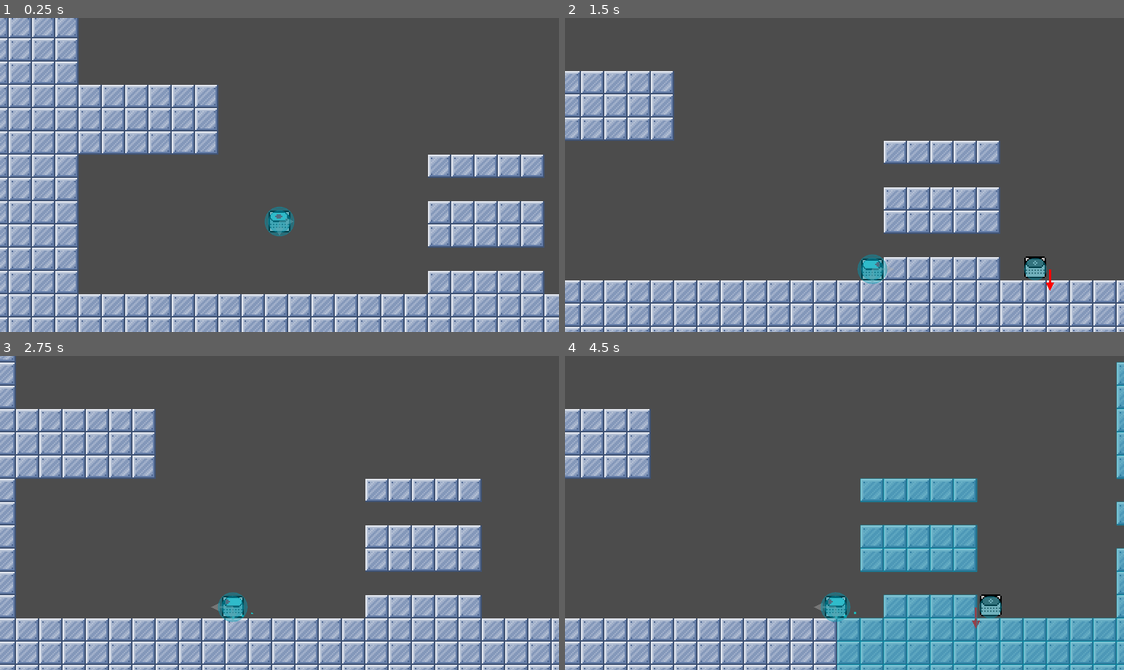
Above: before the commit, frames 1-4 (two rows, left to right).
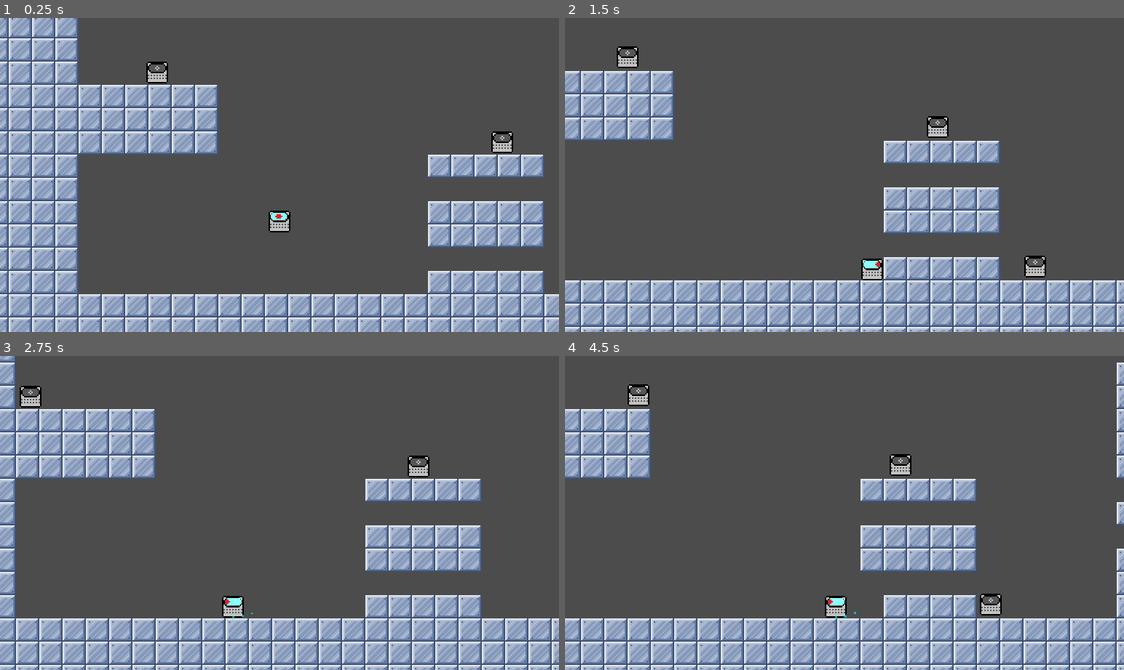
Above: after the commit, the same moments.

Repository: DamianRoco/TDPV_ProgrVJ_III
Game: Godot game, scene res://scenes/Level.tscn
Two runs of this game, one before a commit and one after it. Both use one fixed random seed, a clock stepped at 60 frames per second and the inputs below.
Inputs:
- Up to frame 1 (0.25 s): no input
- Up to frame 2 (1.5 s): hold Right (ui_right) from 0.53 s (still down); tap X (dash) at 0.6, 1.35 s; tap Z (jump) at 0.77 s
- Up to frame 3 (2.75 s): tap Z (jump) at 1.52 s; release Right (ui_right) at 2.03 s; hold Left (ui_left) from 2.03 s (still down); tap X (dash) at 2.1 s
- Up to frame 4 (4.5 s): release Left (ui_left) at 2.78 s; hold Right (ui_right) 2.78-4.28 s; tap X (dash) at 2.85, 3.6, 4.35 s; tap Z (jump) at 3.02, 3.77 s; hold Left (ui_left) from 4.28 s (still down)

The runs differ from the first frame. In frame 1, 0.8% of the frame differs, in the area x 26-92%, y 13-70%; in frame 2, 1.1%; in frame 3, 0.8%; in frame 4, 16%, in the area x 11-100%, y 1-100%.

Commit message:
Player Dash Update
Improved collision detection during dash skill.

Diff:
--- a/Charge Cube/art/prefabs/characters/enemy.tscn
+++ b/Charge Cube/art/prefabs/characters/enemy.tscn
@@ -3,8 +3,9 @@
 [ext_resource path="res://scripts/characters/enemy.gd" type="Script" id=1]
 [ext_resource path="res://art/textures/Player.png" type="Texture" id=2]
 
-[sub_resource type="Animation" id=2]
+[sub_resource type="Animation" id=1]
 resource_name = "hit"
+length = 0.6
 tracks/0/type = "value"
 tracks/0/path = NodePath("Sprite:modulate")
 tracks/0/interp = 1
@@ -12,14 +13,15 @@
 tracks/0/imported = false
 tracks/0/enabled = true
 tracks/0/keys = {
-"times": PoolRealArray( 0, 0.1, 0.2, 0.3, 0.4, 0.5 ),
-"transitions": PoolRealArray( 1, 1, 1, 1, 1, 1 ),
+"times": PoolRealArray( 0, 0.1, 0.2, 0.3, 0.4, 0.5, 0.6 ),
+"transitions": PoolRealArray( 1, 1, 1, 1, 1, 1, 1 ),
 "update": 0,
-"values": [ Color( 1, 0, 0, 1 ), Color( 1, 1, 1, 1 ), Color( 1, 0, 0, 1 ), Color( 1, 1, 1, 1 ), Color( 1, 0, 0, 1 ), Color( 1, 1, 1, 1 ) ]
+"values": [ Color( 1, 1, 1, 1 ), Color( 1, 0, 0, 1 ), Color( 1, 1, 1, 1 ), Color( 1, 0, 0, 1 ), Color( 1, 1, 1, 1 ), Color( 1, 0, 0, 1 ), Color( 1, 1, 1, 1 ) ]
 }
 
-[sub_resource type="Animation" id=3]
+[sub_resource type="Animation" id=2]
 resource_name = "walk"
+length = 0.2
 loop = true
 tracks/0/type = "value"
 tracks/0/path = NodePath("Sprite:position")
@@ -28,30 +30,32 @@
 tracks/0/imported = false
 tracks/0/enabled = true
 tracks/0/keys = {
-"times": PoolRealArray( 0, 0.1 ),
-"transitions": PoolRealArray( 1, 1 ),
+"times": PoolRealArray( 0, 0.1, 0.2 ),
+"transitions": PoolRealArray( 1, 1, 1 ),
 "update": 0,
-"values": [ Vector2( 0, 0 ), Vector2( 0, -2 ) ]
+"values": [ Vector2( 0, 0 ), Vector2( 0, -2 ), Vector2( 0, 0 ) ]
 }
 
-[sub_resource type="CircleShape2D" id=1]
+[sub_resource type="CircleShape2D" id=3]
 radius = 7.5
 
 [node name="Enemy" type="KinematicBody2D" groups=[
+"character",
 "enemy",
 ]]
-collision_layer = 2
+collision_layer = 4
+collision_mask = 3
 script = ExtResource( 1 )
 
 [node name="Sprite" type="Sprite" parent="."]
 texture = ExtResource( 2 )
 
 [node name="AnimationPlayer" type="AnimationPlayer" parent="."]
-anims/hit = SubResource( 2 )
-anims/walk = SubResource( 3 )
+anims/hit = SubResource( 1 )
+anims/walk = SubResource( 2 )
 
 [node name="Collision" type="CollisionShape2D" parent="."]
-shape = SubResource( 1 )
+shape = SubResource( 3 )
 
 [node name="RaycastTimer" type="Timer" parent="."]
 wait_time = 0.05
@@ -63,6 +67,5 @@
 position = Vector2( 10, 0 )
 enabled = true
 cast_to = Vector2( 0, 15 )
-collision_mask = 16
 [connection signal="animation_finished" from="AnimationPlayer" to="." method="_on_AnimationPlayer_animation_finished"]
 [connection signal="animation_started" from="AnimationPlayer" to="." method="_on_AnimationPlayer_animation_started"]
--- a/Charge Cube/art/prefabs/characters/player.tscn
+++ b/Charge Cube/art/prefabs/characters/player.tscn
@@ -1,8 +1,11 @@
-[gd_scene load_steps=47 format=2]
+[gd_scene load_steps=51 format=2]
 
 [ext_resource path="res://art/textures/Player.png" type="Texture" id=1]
 [ext_resource path="res://art/textures/Visor.png" type="Texture" id=2]
 [ext_resource path="res://scripts/characters/player.gd" type="Script" id=3]
+[ext_resource path="res://art/prefabs/raycast.tscn" type="PackedScene" id=4]
+[ext_resource path="res://scripts/characters/dash_raycasts.gd" type="Script" id=5]
+[ext_resource path="res://art/prefabs/characters/visor.gd" type="Script" id=6]
 
 [sub_resource type="ParticlesMaterial" id=1]
 flag_disable_z = true
@@ -33,135 +36,135 @@
 
 [sub_resource type="AtlasTexture" id=7]
 atlas = ExtResource( 2 )
+region = Rect2( 26, 0, 13, 7 )
+
+[sub_resource type="AtlasTexture" id=8]
+atlas = ExtResource( 2 )
+region = Rect2( 65, 0, 13, 7 )
+
+[sub_resource type="AtlasTexture" id=9]
+atlas = ExtResource( 2 )
+region = Rect2( 0, 7, 13, 7 )
+
+[sub_resource type="AtlasTexture" id=10]
+atlas = ExtResource( 2 )
+region = Rect2( 13, 7, 13, 7 )
+
+[sub_resource type="AtlasTexture" id=11]
+atlas = ExtResource( 2 )
+region = Rect2( 26, 7, 13, 7 )
+
+[sub_resource type="AtlasTexture" id=12]
+atlas = ExtResource( 2 )
+region = Rect2( 39, 7, 13, 7 )
+
+[sub_resource type="AtlasTexture" id=13]
+atlas = ExtResource( 2 )
 region = Rect2( 13, 0, 13, 7 )
 
-[sub_resource type="AtlasTexture" id=8]
+[sub_resource type="AtlasTexture" id=14]
 atlas = ExtResource( 2 )
 region = Rect2( 52, 0, 13, 7 )
 
-[sub_resource type="AtlasTexture" id=9]
-atlas = ExtResource( 2 )
-region = Rect2( 65, 0, 13, 7 )
-
-[sub_resource type="AtlasTexture" id=10]
-atlas = ExtResource( 2 )
-region = Rect2( 0, 7, 13, 7 )
-
-[sub_resource type="AtlasTexture" id=11]
-atlas = ExtResource( 2 )
-region = Rect2( 13, 7, 13, 7 )
-
-[sub_resource type="AtlasTexture" id=12]
-atlas = ExtResource( 2 )
-region = Rect2( 26, 7, 13, 7 )
-
-[sub_resource type="AtlasTexture" id=13]
-atlas = ExtResource( 2 )
-region = Rect2( 39, 7, 13, 7 )
-
-[sub_resource type="AtlasTexture" id=14]
+[sub_resource type="AtlasTexture" id=15]
+atlas = ExtResource( 2 )
+region = Rect2( 65, 0, 13, 7 )
+
+[sub_resource type="AtlasTexture" id=16]
+atlas = ExtResource( 2 )
+region = Rect2( 0, 7, 13, 7 )
+
+[sub_resource type="AtlasTexture" id=17]
+atlas = ExtResource( 2 )
+region = Rect2( 13, 7, 13, 7 )
+
+[sub_resource type="AtlasTexture" id=18]
+atlas = ExtResource( 2 )
+region = Rect2( 26, 7, 13, 7 )
+
+[sub_resource type="AtlasTexture" id=19]
+atlas = ExtResource( 2 )
+region = Rect2( 39, 7, 13, 7 )
+
+[sub_resource type="AtlasTexture" id=20]
 atlas = ExtResource( 2 )
 region = Rect2( 52, 7, 13, 7 )
 
-[sub_resource type="AtlasTexture" id=15]
+[sub_resource type="AtlasTexture" id=21]
 atlas = ExtResource( 2 )
 region = Rect2( 65, 7, 13, 7 )
 
-[sub_resource type="AtlasTexture" id=16]
+[sub_resource type="AtlasTexture" id=22]
 atlas = ExtResource( 2 )
 region = Rect2( 0, 14, 13, 7 )
 
-[sub_resource type="AtlasTexture" id=17]
+[sub_resource type="AtlasTexture" id=23]
 atlas = ExtResource( 2 )
 region = Rect2( 13, 14, 13, 7 )
 
-[sub_resource type="AtlasTexture" id=18]
+[sub_resource type="AtlasTexture" id=24]
 atlas = ExtResource( 2 )
 region = Rect2( 26, 14, 13, 7 )
 
-[sub_resource type="AtlasTexture" id=19]
+[sub_resource type="AtlasTexture" id=25]
 atlas = ExtResource( 2 )
 region = Rect2( 0, 0, 13, 7 )
 
-[sub_resource type="AtlasTexture" id=20]
-atlas = ExtResource( 2 )
-region = Rect2( 65, 0, 13, 7 )
-
-[sub_resource type="AtlasTexture" id=21]
-atlas = ExtResource( 2 )
-region = Rect2( 0, 7, 13, 7 )
-
-[sub_resource type="AtlasTexture" id=22]
-atlas = ExtResource( 2 )
-region = Rect2( 13, 7, 13, 7 )
-
-[sub_resource type="AtlasTexture" id=23]
-atlas = ExtResource( 2 )
-region = Rect2( 26, 7, 13, 7 )
-
-[sub_resource type="AtlasTexture" id=24]
-atlas = ExtResource( 2 )
-region = Rect2( 39, 7, 13, 7 )
-
-[sub_resource type="AtlasTexture" id=25]
+[sub_resource type="AtlasTexture" id=26]
+atlas = ExtResource( 2 )
+region = Rect2( 65, 0, 13, 7 )
+
+[sub_resource type="AtlasTexture" id=27]
+atlas = ExtResource( 2 )
+region = Rect2( 0, 7, 13, 7 )
+
+[sub_resource type="AtlasTexture" id=28]
+atlas = ExtResource( 2 )
+region = Rect2( 13, 7, 13, 7 )
+
+[sub_resource type="AtlasTexture" id=29]
+atlas = ExtResource( 2 )
+region = Rect2( 26, 7, 13, 7 )
+
+[sub_resource type="AtlasTexture" id=30]
+atlas = ExtResource( 2 )
+region = Rect2( 39, 7, 13, 7 )
+
+[sub_resource type="AtlasTexture" id=31]
 atlas = ExtResource( 2 )
 region = Rect2( 0, 0, 13, 7 )
 
-[sub_resource type="AtlasTexture" id=26]
-atlas = ExtResource( 2 )
-region = Rect2( 65, 0, 13, 7 )
-
-[sub_resource type="AtlasTexture" id=27]
-atlas = ExtResource( 2 )
-region = Rect2( 0, 7, 13, 7 )
-
-[sub_resource type="AtlasTexture" id=28]
-atlas = ExtResource( 2 )
-region = Rect2( 13, 7, 13, 7 )
-
-[sub_resource type="AtlasTexture" id=29]
-atlas = ExtResource( 2 )
-region = Rect2( 26, 7, 13, 7 )
-
-[sub_resource type="AtlasTexture" id=30]
-atlas = ExtResource( 2 )
-region = Rect2( 39, 7, 13, 7 )
-
-[sub_resource type="AtlasTexture" id=31]
-atlas = ExtResource( 2 )
-region = Rect2( 26, 0, 13, 7 )
-
 [sub_resource type="AtlasTexture" id=32]
 atlas = ExtResource( 2 )
-region = Rect2( 65, 0, 13, 7 )
+region = Rect2( 39, 14, 13, 7 )
 
 [sub_resource type="AtlasTexture" id=33]
 atlas = ExtResource( 2 )
-region = Rect2( 0, 7, 13, 7 )
+region = Rect2( 52, 14, 13, 7 )
 
 [sub_resource type="AtlasTexture" id=34]
 atlas = ExtResource( 2 )
-region = Rect2( 13, 7, 13, 7 )
+region = Rect2( 65, 0, 13, 7 )
 
 [sub_resource type="AtlasTexture" id=35]
 atlas = ExtResource( 2 )
-region = Rect2( 26, 7, 13, 7 )
+region = Rect2( 0, 7, 13, 7 )
 
 [sub_resource type="AtlasTexture" id=36]
 atlas = ExtResource( 2 )
-region = Rect2( 39, 7, 13, 7 )
+region = Rect2( 13, 7, 13, 7 )
 
 [sub_resource type="AtlasTexture" id=37]
 atlas = ExtResource( 2 )
+region = Rect2( 26, 7, 13, 7 )
+
+[sub_resource type="AtlasTexture" id=38]
+atlas = ExtResource( 2 )
+region = Rect2( 39, 7, 13, 7 )
+
+[sub_resource type="AtlasTexture" id=39]
+atlas = ExtResource( 2 )
 region = Rect2( 39, 0, 13, 7 )
-
-[sub_resource type="AtlasTexture" id=38]
-atlas = ExtResource( 2 )
-region = Rect2( 39, 14, 13, 7 )
-
-[sub_resource type="AtlasTexture" id=39]
-atlas = ExtResource( 2 )
-region = Rect2( 52, 14, 13, 7 )
 
 [sub_resource type="AtlasTexture" id=40]
 atlas = ExtResource( 2 )
@@ -171,32 +174,32 @@
 animations = [ {
 "frames": [ SubResource( 2 ), SubResource( 3 ), SubResource( 4 ), SubResource( 5 ), SubResource( 6 ), SubResource( 7 ) ],
 "loop": false,
+"name": "Right",
+"speed": 32.0
+}, {
+"frames": [ SubResource( 8 ), SubResource( 9 ), SubResource( 10 ), SubResource( 11 ), SubResource( 12 ), SubResource( 13 ) ],
+"loop": false,
 "name": "Up",
 "speed": 32.0
 }, {
-"frames": [ SubResource( 8 ), SubResource( 9 ), SubResource( 10 ), SubResource( 11 ), SubResource( 12 ), SubResource( 13 ), SubResource( 14 ), SubResource( 15 ), SubResource( 16 ), SubResource( 17 ), SubResource( 18 ), SubResource( 19 ) ],
+"frames": [ SubResource( 14 ), SubResource( 15 ), SubResource( 16 ), SubResource( 17 ), SubResource( 18 ), SubResource( 19 ), SubResource( 20 ), SubResource( 21 ), SubResource( 22 ), SubResource( 23 ), SubResource( 24 ), SubResource( 25 ) ],
 "loop": false,
 "name": "Start",
 "speed": 32.0
 }, {
-"frames": [ SubResource( 20 ), SubResource( 21 ), SubResource( 22 ), SubResource( 23 ), SubResource( 24 ), SubResource( 25 ) ],
+"frames": [ SubResource( 26 ), SubResource( 27 ), SubResource( 28 ), SubResource( 29 ), SubResource( 30 ), SubResource( 31 ) ],
 "loop": false,
 "name": "Idle",
 "speed": 32.0
 }, {
-"frames": [ SubResource( 26 ), SubResource( 27 ), SubResource( 28 ), SubResource( 29 ), SubResource( 30 ), SubResource( 31 ) ],
-"loop": false,
-"name": "Right",
-"speed": 32.0
-}, {
-"frames": [ SubResource( 32 ), SubResource( 33 ), SubResource( 34 ), SubResource( 35 ), SubResource( 36 ), SubResource( 37 ) ],
-"loop": false,
-"name": "Diagonal",
-"speed": 32.0
-}, {
-"frames": [ SubResource( 38 ), SubResource( 39 ) ],
+"frames": [ SubResource( 32 ), SubResource( 33 ) ],
 "loop": true,
 "name": "Hurt",
+"speed": 32.0
+}, {
+"frames": [ SubResource( 34 ), SubResource( 35 ), SubResource( 36 ), SubResource( 37 ), SubResource( 38 ), SubResource( 39 ) ],
+"loop": false,
+"name": "Diagonal",
 "speed": 32.0
 }, {
 "frames": [ SubResource( 40 ) ],
@@ -208,9 +211,18 @@
 [sub_resource type="CircleShape2D" id=42]
 radius = 7.52312
 
-[sub_resource type="CircleShape2D" id=43]
-
-[node name="Player" type="KinematicBody2D"]
+[sub_resource type="RectangleShape2D" id=43]
+extents = Vector2( 9, 6 )
+
+[sub_resource type="RectangleShape2D" id=44]
+extents = Vector2( 6, 9 )
+
+[node name="Player" type="KinematicBody2D" groups=[
+"character",
+"player",
+]]
+collision_layer = 2
+collision_mask = 5
 script = ExtResource( 3 )
 
 [node name="Dash" type="Particles2D" parent="."]
@@ -229,6 +241,7 @@
 frames = SubResource( 41 )
 animation = "Right"
 offset = Vector2( -0.5, -0.5 )
+script = ExtResource( 6 )
 
 [node name="Collision" type="CollisionShape2D" parent="."]
 shape = SubResource( 42 )
@@ -266,21 +279,52 @@
 one_shot = true
 
 [node name="RayCasts" type="Node2D" parent="."]
-
-[node name="Horizontal" type="RayCast2D" parent="RayCasts"]
-cast_to = Vector2( 10, 0 )
-collision_mask = 16
-
-[node name="Vertical" type="RayCast2D" parent="RayCasts"]
-cast_to = Vector2( 0, 10 )
-collision_mask = 16
-
-[node name="EntityDetector" type="Area2D" parent="."]
+script = ExtResource( 5 )
+
+[node name="Horizontals" type="Position2D" parent="RayCasts"]
+visible = false
+
+[node name="RayCast1" parent="RayCasts/Horizontals" instance=ExtResource( 4 )]
+rotation = -0.436332
+enabled = false
+collision_mask = 5
+
+[node name="RayCast2" parent="RayCasts/Horizontals" instance=ExtResource( 4 )]
+rotation = 0.436332
+enabled = false
+collision_mask = 5
+
+[node name="Verticals" type="Position2D" parent="RayCasts"]
+visible = false
+
+[node name="RayCast1" parent="RayCasts/Verticals" instance=ExtResource( 4 )]
+rotation = 1.13446
+enabled = false
+collision_mask = 5
+
+[node name="RayCast2" parent="RayCasts/Verticals" instance=ExtResource( 4 )]
+rotation = 2.00713
+enabled = false
+collision_mask = 5
+
+[node name="HorizontalDetector" type="Area2D" parent="."]
+gravity = 0.0
+monitoring = false
 collision_layer = 2
-collision_mask = 2
-
-[node name="CollisionShape2D" type="CollisionShape2D" parent="EntityDetector"]
+collision_mask = 5
+
+[node name="CollisionShape2D" type="CollisionShape2D" parent="HorizontalDetector"]
 shape = SubResource( 43 )
+
+[node name="VerticalDetector" type="Area2D" parent="."]
+gravity = 0.0
+monitoring = false
+collision_layer = 2
+collision_mask = 5
+
+[node name="CollisionShape2D" type="CollisionShape2D" parent="VerticalDetector"]
+shape = SubResource( 44 )
 [connection signal="timeout" from="Timers/CanDash" to="." method="_on_CanDash_timeout"]
 [connection signal="timeout" from="Timers/Dash" to="." method="_on_Dash_timeout"]
-[connection signal="body_entered" from="EntityDetector" to="." method="_on_EntityDetector_body_entered"]
+[connection signal="body_entered" from="HorizontalDetector" to="RayCasts" method="_on_HorizontalDetector_body_entered"]
+[connection signal="body_entered" from="VerticalDetector" to="RayCasts" method="_on_VerticalDetector_body_entered"]
--- /dev/null
+++ b/Charge Cube/art/prefabs/characters/visor.gd
@@ -0,0 +1,20 @@
+extends AnimatedSprite
+
+
+func _ready():
+	play("Start")
+
+
+func visor_animation(axis):
+	if axis.x && axis.y:
+		scale.x = axis.x
+		scale.y = axis.y
+		play("Diagonal")
+	elif axis.x:
+		scale.x = axis.x
+		play("Right")
+	elif axis.y:
+		scale.y = axis.y
+		play("Up")
+	else:
+		play("Idle")
--- /dev/null
+++ b/Charge Cube/art/prefabs/raycast.tscn
@@ -0,0 +1,9 @@
+[gd_scene load_steps=2 format=2]
+
+[ext_resource path="res://scripts/characters/raycast.gd" type="Script" id=1]
+
+[node name="RayCast" type="RayCast2D"]
+enabled = true
+cast_to = Vector2( 10, 0 )
+collision_mask = 16
+script = ExtResource( 1 )
--- a/Charge Cube/scenes/Level.tscn
+++ b/Charge Cube/scenes/Level.tscn
@@ -12,9 +12,11 @@
 ]]
 tile_set = ExtResource( 1 )
 cell_size = Vector2( 16, 16 )
-collision_layer = 17
 format = 1
 tile_data = PoolIntArray( -327683, 0, 0, -327682, 0, 0, -327681, 0, 0, -393216, 0, 0, -393215, 0, 0, -393177, 0, 0, -39 …(8364 unchanged characters)…
+
+[node name="Enemy2" parent="." instance=ExtResource( 4 )]
+position = Vector2( 310.87, 84.4139 )
 
 [node name="Player" parent="." instance=ExtResource( 3 )]
 position = Vector2( 170, 110 )
@@ -23,3 +25,12 @@
 
 [node name="Enemy" parent="." instance=ExtResource( 4 )]
 position = Vector2( 401.618, 149.604 )
+
+[node name="Enemy3" parent="." instance=ExtResource( 4 )]
+position = Vector2( 78.8135, 20.2933 )
+
+[node name="Enemy4" parent="." instance=ExtResource( 4 )]
+position = Vector2( 479.96, -0.943874 )
+
+[node name="Enemy5" parent="." instance=ExtResource( 4 )]
+position = Vector2( 569.156, 99.1068 )
--- /dev/null
+++ b/Charge Cube/scripts/characters/dash_raycasts.gd
@@ -0,0 +1,84 @@
+extends Node2D
+
+onready var orientation : Vector2 = Vector2.ZERO
+
+
+func set_orientation(axis : Vector2):
+	match axis == orientation:
+		false:
+			orientation = axis
+
+			$Horizontals.scale.x = axis.x
+			$Verticals.scale.y = -axis.y
+
+
+func set_rays_visible(make_visible : bool):
+	if orientation.x or not make_visible:
+		$Horizontals.visible = make_visible
+	if orientation.y or not make_visible:
+		$Verticals.visible = make_visible
+
+
+func destroy_tiles(tiles, collided_direction):
+	if tiles.size() and collided_direction.x and collided_direction.y:
+		# Al chocar con una esquina destruye el tile en diagonal al personaje.
+		var point = Vector2.ZERO
+		var normal = Vector2.ZERO
+
+		point.x = tiles[0].get("collision_point").x
+		point.y = tiles[tiles.size() - 1].get("collision_point").y
+
+		normal.x = tiles[0].get("collision_normal").x
+		normal.y = tiles[tiles.size() - 1].get("collision_normal").y
+
+		var tile_pos = tiles[0].get("body").world_to_map(point - normal)
+		tiles[0].get("body").set_cellv(tile_pos, -1)
+
+	for tile in tiles:
+		var point = tile.get("collision_point")
+		var normal = tile.get("collision_normal")
+
+		var tile_pos = tile.get("body").world_to_map(point - normal)
+#		var tile_id = tile.get_cellv(tile_pos)
+		tile.get("body").set_cellv(tile_pos, -1)
+
+
+func detect_body():
+	var enemy_collision : bool = false
+	var collided_direction : Vector2 = Vector2.ZERO
+	var tiles = []
+	for i in 2:
+		var child = get_child(i)
+		if child.visible:
+			for j in 2:
+				child.get_child(j).force_raycast_update()
+				var body = child.get_child(j).detect_collision()
+				if body:
+					if body is Dictionary:
+						tiles.append(body)
+					else:
+						enemy_collision = true
+						body.damage_ctrl(get_parent().damage)
+
+					if i == 0:
+						collided_direction.x = -orientation.x
+					else:
+						collided_direction.y = orientation.y
+
+	destroy_tiles(tiles, collided_direction)
+
+	if collided_direction.x or collided_direction.y:
+		get_parent().dash_rebound(collided_direction)
+
+		if enemy_collision:
+			# Rehabilita el dash.
+			get_parent().can_dash = true
+			get_parent().get_node("Timers/CanDash").stop()
+
+
+func _on_HorizontalDetector_body_entered(_body):
+	detect_body()
+
+
+func _on_VerticalDetector_body_entered(_body):
+	detect_body()
--- a/Charge Cube/scripts/characters/player.gd
+++ b/Charge Cube/scripts/characters/player.gd
@@ -7,6 +7,7 @@
 const REBOUND_FORCE = 200
 const SPEED = 128
 
+export var damage = 1
 export(float, 0.01, 10) var jump_divider = 3
 
 var dash : bool
@@ -18,18 +19,14 @@
 onready var movement : Vector2 = Vector2.ZERO
 
 
-func _ready():
-	$Visor.play("Start")
-
-	###########
-	get_tree().set_debug_collisions_hint(true)
-	###########
+#func _ready():
+#	###########
+#	get_tree().set_debug_collisions_hint(true)
+#	###########
 
 
 func _process(_delta):
-	visor_animation()
 	dash_ctrl()
-	rebound_ctrl()
 	jump_ctrl()
 	movement_ctrl()
 
@@ -45,14 +42,19 @@
 	if can_dash and (get_axis().x or get_axis().y) and Input.is_action_just_pressed("dash"):
 		dash_movement = get_axis()
 		dash_movement.y *= -1
+
 		dash = true
 		can_dash = false
+
+		if dash_movement.x:
+			$HorizontalDetector.set_deferred("monitoring", true)
+		if dash_movement.y:
+			$VerticalDetector.set_deferred("monitoring", true)
+
 		$Dash.emitting = true
+		$RayCasts.set_rays_visible(true)
 		$Timers/Dash.start()
-		if dash_movement.x != 0:
-			$RayCasts/Horizontal.enabled = true
-		if dash_movement.y != 0:
-			$RayCasts/Vertical.enabled = true
+		$Timers/Rebound.stop()
 
 
 func jump_ctrl():
@@ -84,6 +86,9 @@
 		true:
 			movement = move_and_slide(dash_movement * SPEED * 3, FLOOR)
 		false:
+			$RayCasts.set_orientation(get_axis())
+			$Visor.visor_animation(get_axis())
+
 			if $Timers/Rebound.is_stopped():
 				movement.x = get_axis().x * SPEED
 				movement.y += GRAVITY
@@ -101,88 +106,24 @@
 			movement = move_and_slide(movement, FLOOR)
 
 
-func rebound_ctrl():
-	if not dash:
-		return
+func dash_rebound(axis):
+	$Timers/Dash.stop()
+	$Timers/Dash.emit_signal("timeout")
+	$Timers/Rebound.start()
 
-	for i in 2:
-		if $RayCasts.get_child(i).enabled and $RayCasts.get_child(i).is_colliding():
-			var body = $RayCasts.get_child(i).get_collider()
-
-			if body and body is TileMap and body.is_in_group("wall"):
-				$Timers/Dash.stop()
-				$Timers/Dash.emit_signal("timeout")
-				$Timers/Rebound.start()
-
-				var tile_pos = body.world_to_map($RayCasts.get_child(i).get_collision_point() - $RayCasts.get_child(i).get_collision_normal())
-#				var tile_id = bodyH.get_cellv(tile_pos)
-				body.set_cellv(tile_pos, -1)
-
-				if i == 0:
-					if $RayCasts.get_child(i).cast_to.x < 0:
-						movement.x += REBOUND_FORCE
-					else:
-						movement.x -= REBOUND_FORCE
-				elif $RayCasts.get_child(i).cast_to.y < 0:
-					movement.y += REBOUND_FORCE
-				else:
-					movement.y -= REBOUND_FORCE
-
-
-func visor_animation():
-	if dash:
-		return
-
-	if get_axis().x && get_axis().y:
-		$Visor.scale.x = int(get_axis().x)
-		$Visor.scale.y = int(get_axis().y)
-		$Visor.play("Diagonal")
-		$RayCasts/Horizontal.cast_to.x = CAST_LENGTH * int(get_axis().x)
-		$RayCasts/Vertical.cast_to.y = CAST_LENGTH * int(-get_axis().y)
-	elif get_axis().x:
-		$Visor.scale.x = int(get_axis().x)
-		$Visor.play("Right")
-		$RayCasts/Horizontal.cast_to.x = CAST_LENGTH * int(get_axis().x)
-	elif get_axis().y:
-		$Visor.scale.y = int(get_axis().y)
-		$Visor.play("Up")
-		$RayCasts/Vertical.cast_to.y = CAST_LENGTH * int(-get_axis().y)
-	else:
-		$Visor.play("Idle")
+	movement.x += REBOUND_FORCE * axis.x
+	movement.y += REBOUND_FORCE * axis.y
 
 
 func _on_Dash_timeout():
 	movement.y /= 2
 	dash = false
 	$Dash.emitting = false
+	$HorizontalDetector.set_deferred("monitoring", false)
+	$VerticalDetector.set_deferred("monitoring", false)
+	$RayCasts.set_rays_visible(false)
 	$Timers/CanDash.start()
-	$RayCasts/Horizontal.enabled = false
-	$RayCasts/Vertical.enabled = false
 
 
 func _on_CanDash_timeout():
 	can_dash = true
-
-
-func _on_EntityDetector_body_entered(body):
-	match dash:
-		true:
-			if body and body is KinematicBody2D and body.is_in_group("enemy"):
-				body.damage_ctrl(1)
-				can_dash = true
-
-				if $RayCasts/Horizontal.enabled:
-					if $RayCasts/Horizontal.cast_to.x < 0:
-						movement.x += REBOUND_FORCE
-					else:
-						movement.x -= REBOUND_FORCE
-
-				if $RayCasts/Vertical.enabled:
-					if $RayCasts/Vertical.cast_to.y < 0:
-						movement.y += REBOUND_FORCE
-					else:
-						movement.y -= REBOUND_FORCE
-
-				$Timers/Dash.stop()
-				$Timers/Dash.emit_signal("timeout")
-				$Timers/Rebound.start()
--- /dev/null
+++ b/Charge Cube/scripts/characters/raycast.gd
@@ -0,0 +1,15 @@
+extends RayCast2D
+
+var return_values = {}
+
+
+func detect_collision():
+	if is_colliding():
+		var body = get_collider()
+		if body.is_in_group("wall"):
+			return_values["body"] = body
+			return_values["collision_point"] = get_collision_point()
+			return_values["collision_normal"] = get_collision_normal()
+			return return_values
+		return body
+	return null
